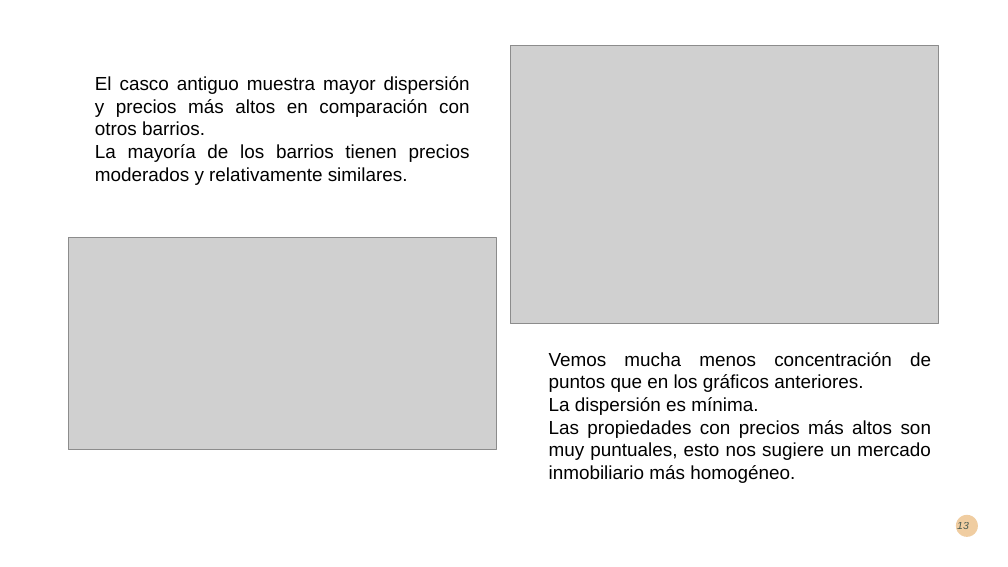
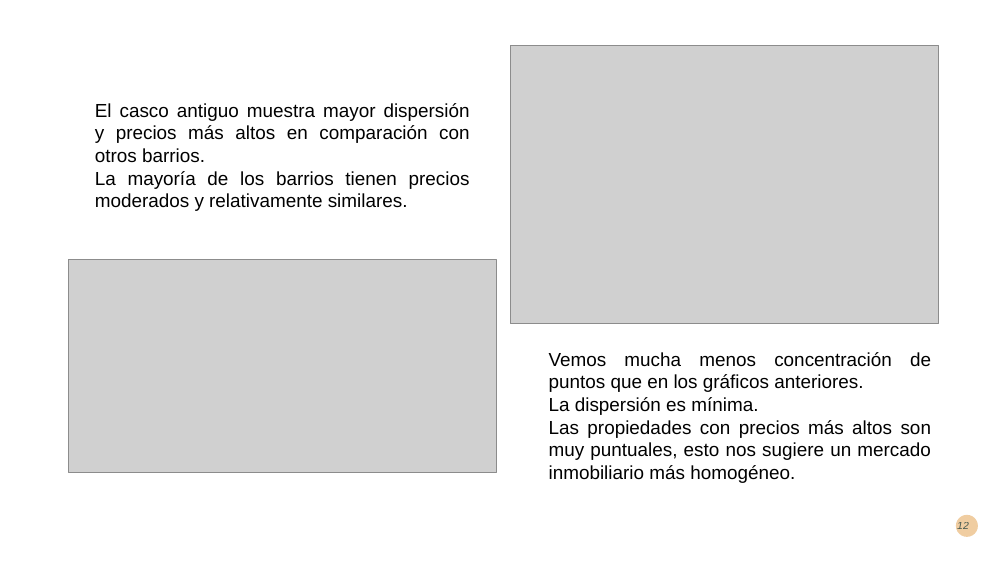
Before and after one commit to AlbrtttoTorres/EDA_Airbnb_Barcelona_Madrid_Sevilla, a slide deck: slide 12 of Presentación.pptx (slide 13 before the commit). Drawn at 1008x567 pixels with LibreOffice and Linux fonts; fonts in the diff are those of the drawing; grey boxes stand for pictures. Boxes give left, top, right and bottom in pixels: in the first picture for what was removed or moved away, otherwise in the second. Text is boxed around its words. In the diff, an @@ line names an element or a change of style, - is before the commit and + after.

```diff
--- a/Presentación.pptx
+++ b/Presentación.pptx
@@ text "El casco antiguo muestra mayor ...": place and size @@
-text "El casco antiguo muestra mayor ..." at [95, 76, 470, 185]
+text "El casco antiguo muestra mayor ..." at [95, 103, 470, 211]
@@ picture: place and size @@
-picture at [68, 237, 497, 450]
+picture at [68, 260, 497, 473]
```
Also in this commit, not shown: 5 other slides changed, 1 slide added, 2 slides removed, 1 other file.
